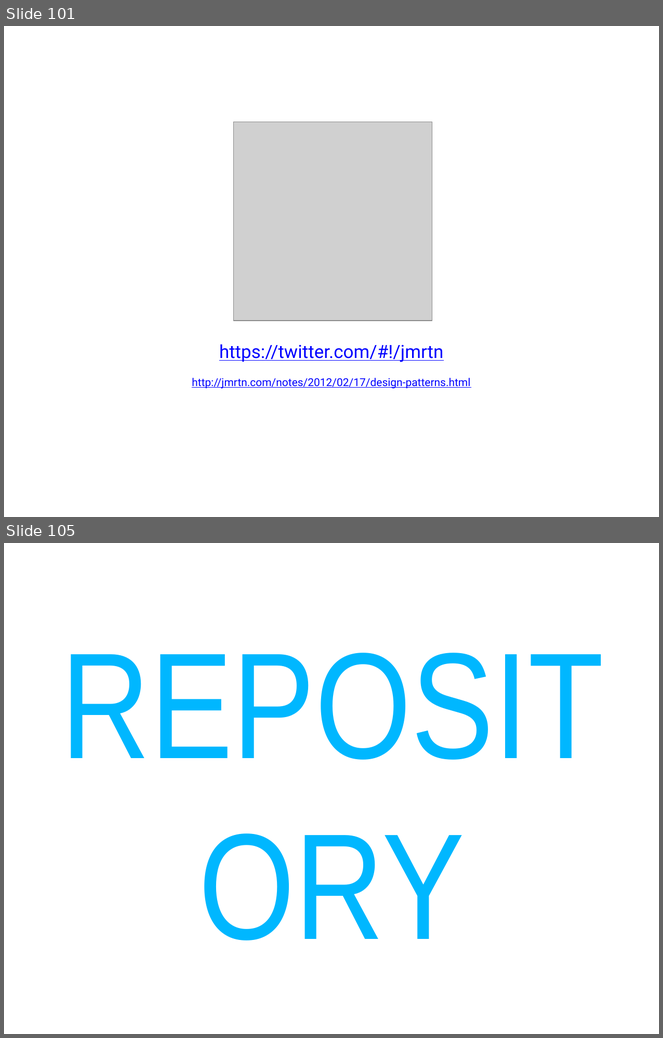
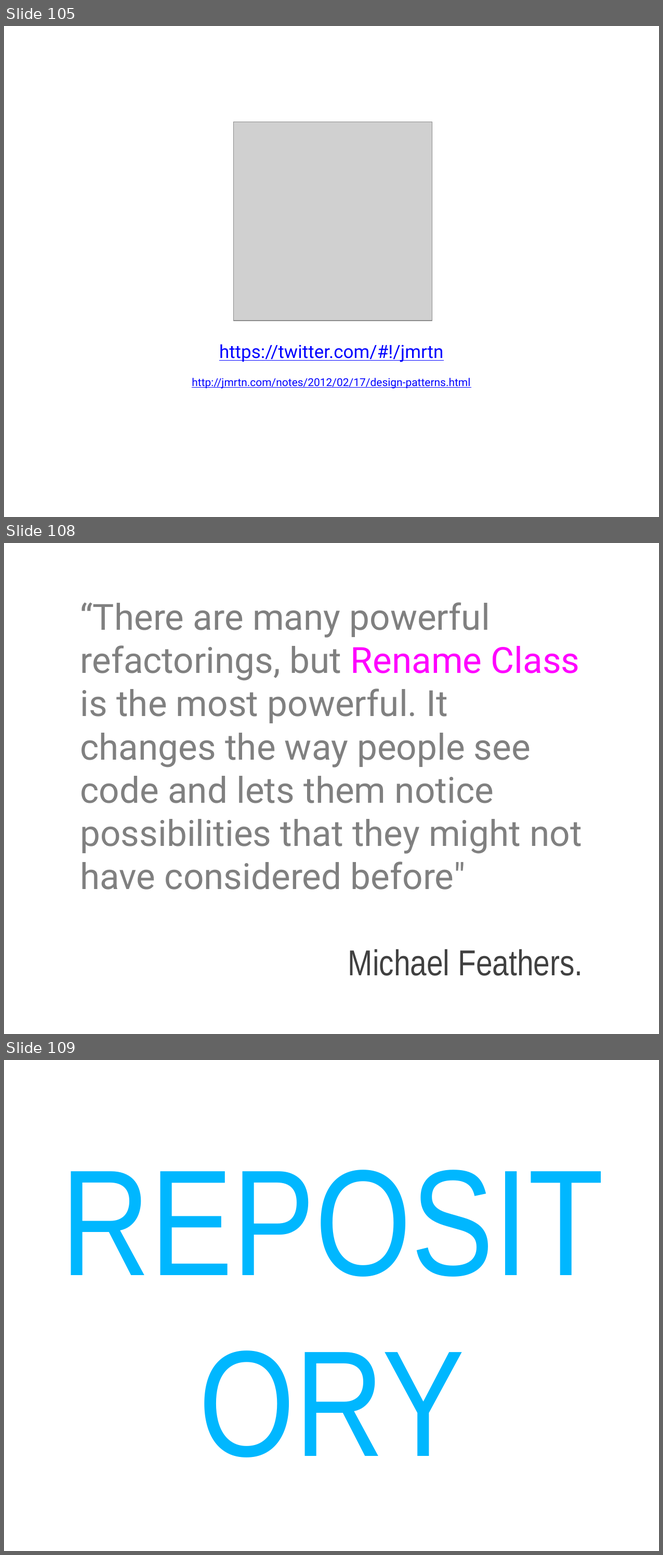
Before and after one commit to cessor/empathiccode, a slide deck: WeaselWords-DotnetDevCon.pptx. Shown one above the other, each under a label of ours: slides 101 and 105 before the commit, slides 105, 108 and 109 after it; the slides between them are not shown. The pictures are 663x1038 and 663x1555 pixels, drawn with LibreOffice and Linux fonts; fonts in the diff are those of the drawing; grey boxes stand for pictures. Boxes give left, top, right and bottom in pixels: in the first picture for what was removed or moved away, otherwise in the second. Text is boxed around its words. In the diff, an @@ line names an element or a change of style, - is before the commit and + after.

```diff
--- a/WeaselWords-DotnetDevCon.pptx
+++ b/WeaselWords-DotnetDevCon.pptx
@@ slide 108 added at (x1=4, y1=543, x2=659, y2=1034), background #FFFFFF @@
@@ title added at (x1=80, y1=602, x2=583, y2=976), 39.6 pt, text #808080 @@
+“There are many powerful refactorings, but Rename Class is the most powerful. It changes the way people see code and lets them notice possibilities that they might not have considered before"
+Michael Feathers.
@@ what was slide 101 is now slide 105 @@
@@ what was slide 105 is now slide 109 @@
```
Also in this commit, not shown: 1 slide changed, 15 other slides added, 5 slides removed.
